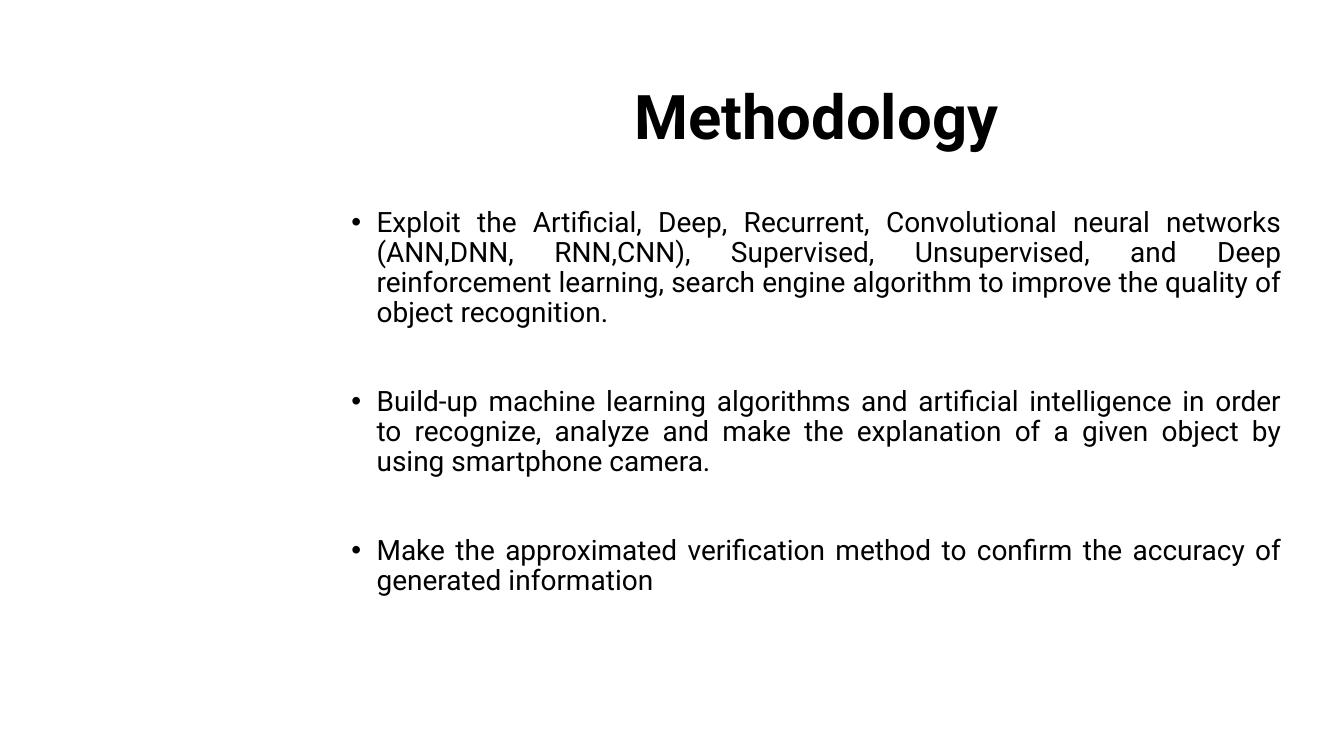
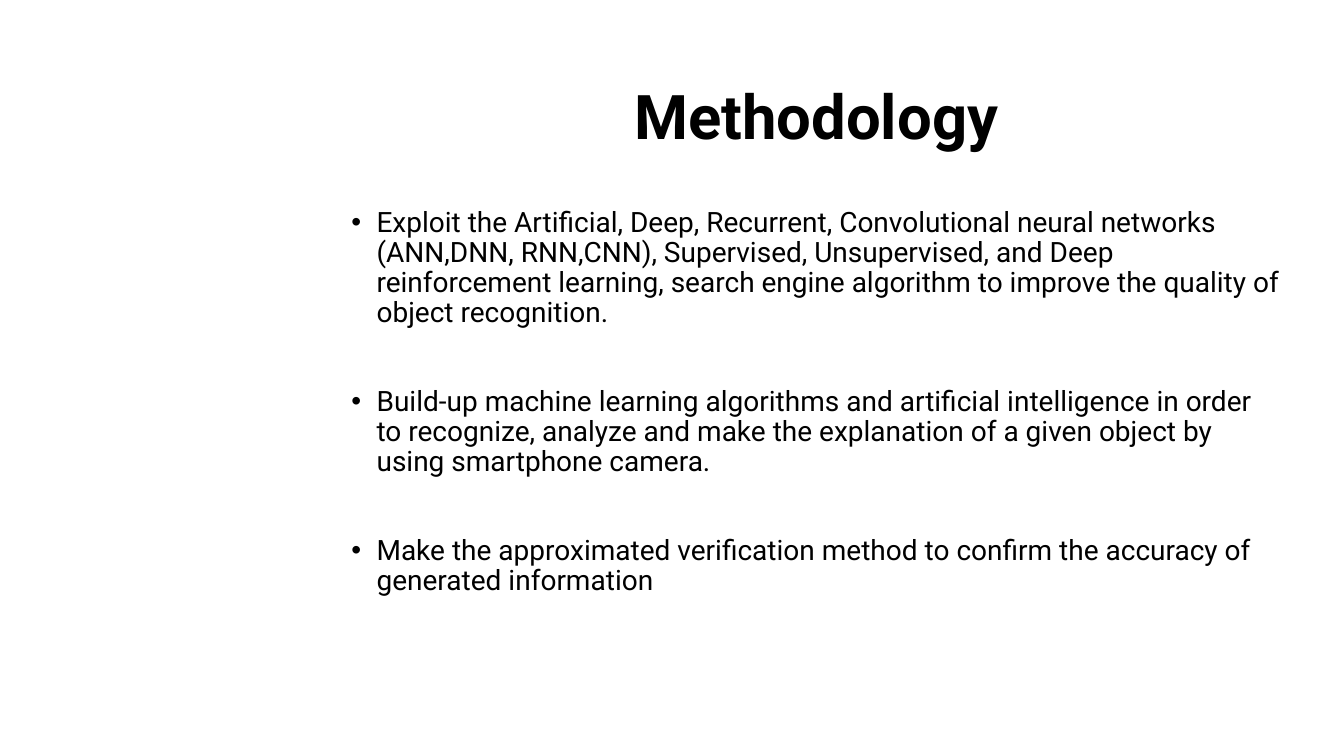
Before and after one commit to dungdovu/DGA1031, a slide deck: slide 12 of DGA1031/What is it.pptx (slide 8 before the commit). Drawn at 1344x756 pixels with LibreOffice and Linux fonts; fonts in the diff are those of the drawing; background and template pictures are left out. Boxes give left, top, right and bottom in pixels: in the first picture for what was removed or moved away, otherwise in the second. Text is boxed around its words. In the diff, an @@ line names an element or a change of style, - is before the commit and + after.

```diff
--- a/DGA1031/What is it.pptx
+++ b/DGA1031/What is it.pptx
@@ text "Exploit the Artificial, Deep, Recurrent, ..." at bbox=[377, 210, 1279, 596]: alignment justified to left @@
```
Also in this commit, not shown: 1 other slide changed, 5 slides added, 2 slides removed, 1 other file.
